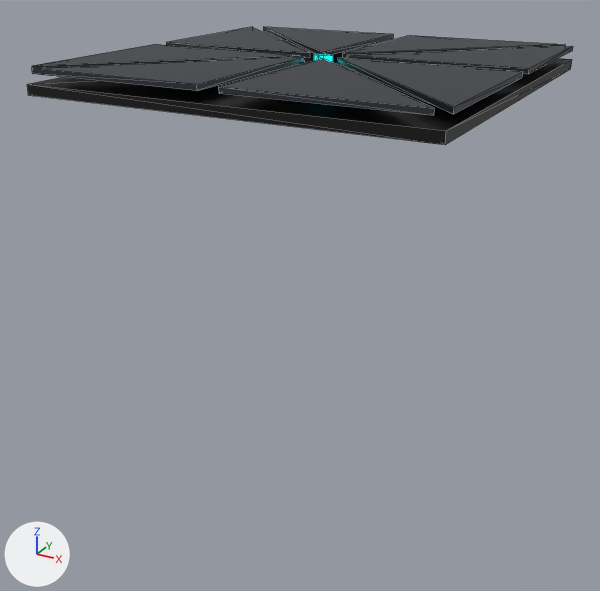
Renders of the glTF model scenes/map/floor_bloc.glb from each side of a commit.
Rendered twice from a 50 mm lens placed at (1.95, -3.78, 1.57), pointed at (-0.05, -0.15, -0.25). Arrows for +X, +Y and +Z are at lower left; the lights stay in place. The older version comes first. Mesh edges are drawn as thin lines. Where no turn or scale is listed for an object, it has been applied to the vertices. Vertices at exactly the same position are counted once.
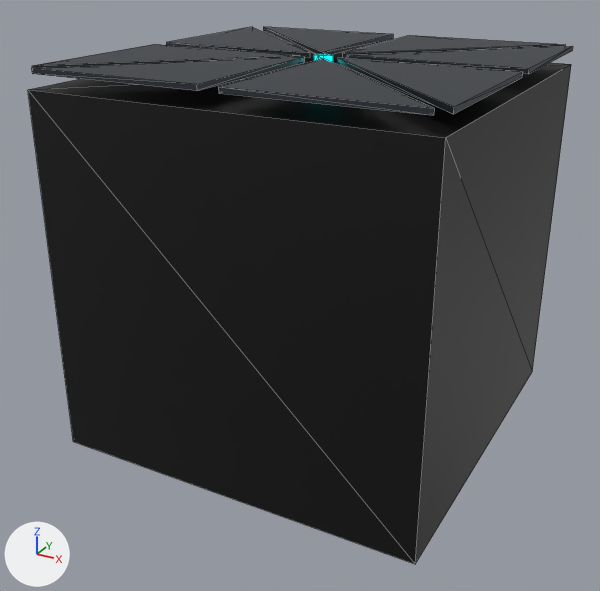
What differs and where, as boxes (x1, y1, x2, y2) in the pictures (600 x 591 px; the box of a moved part takes in the faces that stretch with it):
'Cube', added (black)
    after: (28, 45, 571, 564)
'Cube.001', reshaped (25% shorter)
    before: (27, 27, 573, 145)
    after: (31, 27, 573, 115)
part 1 of me_cube_009, deleted (black)
    before: (27, 40, 572, 145)
part 2 of me_cube_009, moved or reshaped
    both: (32, 27, 565, 114)

Edits to the bpy script that builds the scene:
```text
Add mat_neon:
    mat_neon = principled_material('Neon')
    mat_neon.base_color = (0.0, 0.59, 0.977)  # cyan #00cafc
    mat_neon.emission_color = (0.0, 1.0, 1.0)  # cyan #00ffff
    mat_neon.emission_strength = 2.442
Change me_cube_009:
    used by ob_cube_001; location = (0.0, 0.0, 0.0)
    remove me_cube_009.from_pydata(...)  # 66 vertices, 92 faces; spans x -1.01..1.01, y -1.01..1.01, z 0.88..1.0
    add me_cube_009.from_pydata(...)  # 58 vertices, 80 faces; spans x -1.01..1.01, y -1.01..1.01, z 0.95..1.0
    me_cube_009 part 1: the loose piece of 8 vertices spanning x -1.0..1.0, y -1.0..1.0, z 0.88..0.92 is deleted
    me_cube_009 part 2
    40 faces are deleted
    36 new faces join them, mat_metal_004 (dark grey #4d5259)
    4 new faces join them, mat_neon (cyan #00cafc, glowing cyan #00ffff)
    remove me_cube_009.materials.append(mat_neon_004)  # cyan #00ccff, glowing cyan #00ffff
    remove me_cube_009.materials.append(mat_material_004)  # black #000000
    add me_cube_009.materials.append(mat_neon)  # cyan #00cafc, glowing cyan #00ffff
Add me_cube_029:
    me_cube_029.from_pydata(...)  # a box spanning x -1.0..1.0, y -1.0..1.0, z -1.0..0.9
    me_cube_029.materials.append(mat_material_004)  # black #000000
Add ob_cube:
    ob_cube = bpy.data.objects.new('Cube', me_cube_029)
    ob_cube.location = (0.0, 0.0, 0.0)
```
